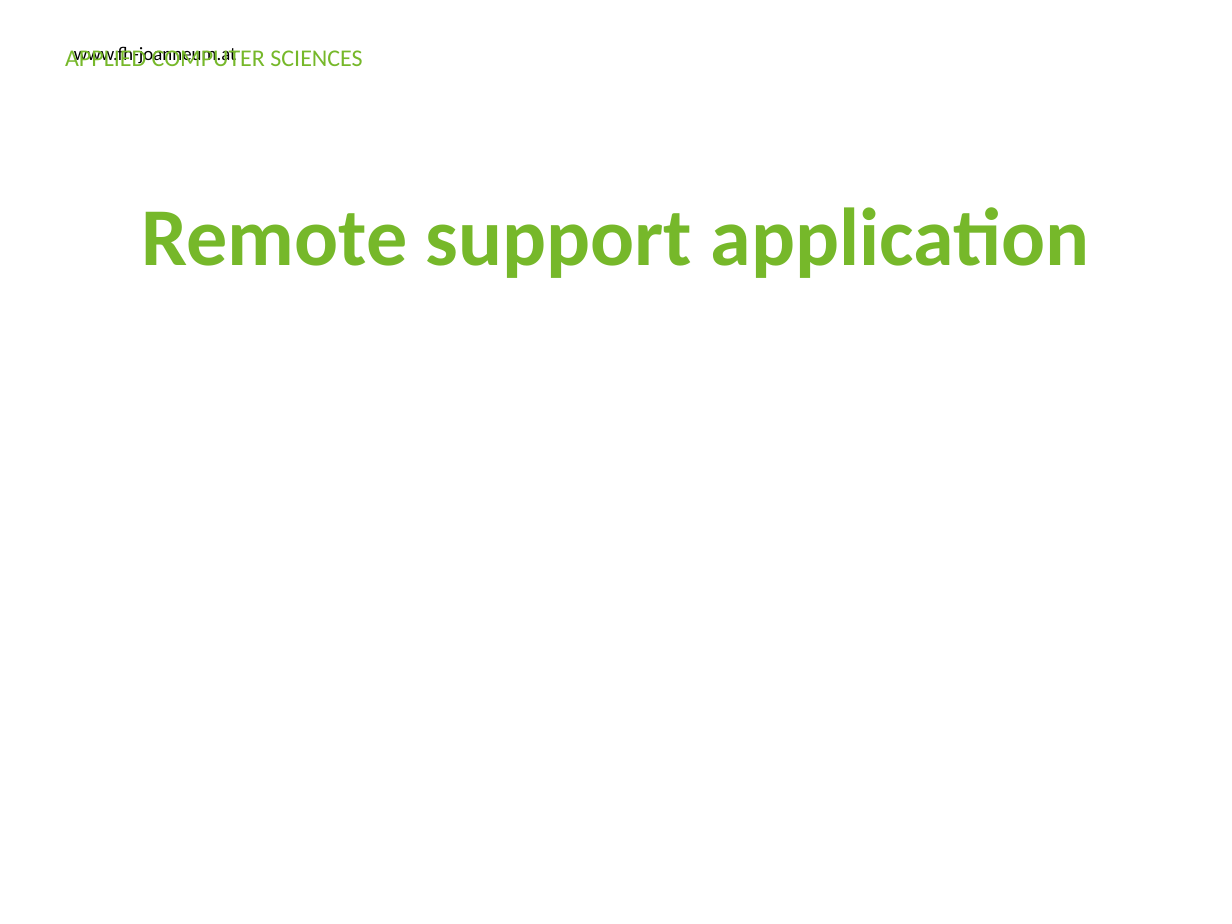
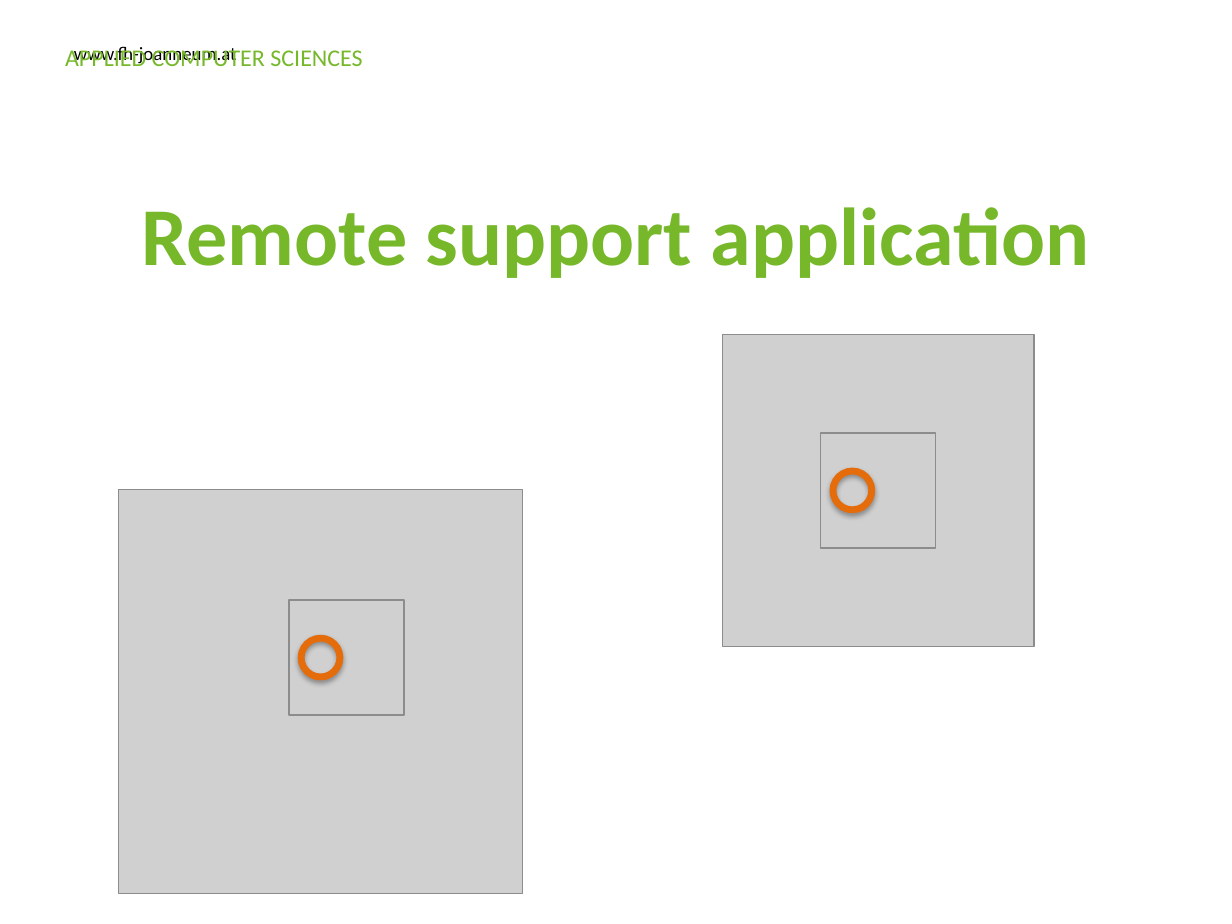
Before and after one commit to MICSTI/web-rtc, a slide deck: slide 6 of presentations/20151113 Initial presentation/WebRTC_Initial.pptx. Drawn at 1232x924 pixels with LibreOffice and Linux fonts; fonts in the diff are those of the drawing; grey boxes stand for pictures; background and template pictures are left out. Boxes give left, top, right and bottom in pixels: in the first picture for what was removed or moved away, otherwise in the second. Text is boxed around its words. In the diff, an @@ line names an element or a change of style, - is before the commit and + after.

```diff
--- a/presentations/20151113 Initial presentation/WebRTC_Initial.pptx
+++ b/presentations/20151113 Initial presentation/WebRTC_Initial.pptx
@@ picture added at <box>722,335,1034,647</box> @@
@@ picture added at <box>821,432,935,547</box> @@
@@ ellipse added at <box>833,471,871,509</box>, outline #E46C0A 4 pt @@
@@ picture added at <box>118,489,522,893</box> @@
@@ picture added at <box>290,600,404,715</box> @@
@@ ellipse added at <box>301,638,339,676</box>, outline #E46C0A 4 pt @@
```
Also in this commit, not shown: 3 slides added, 1 slide removed.
